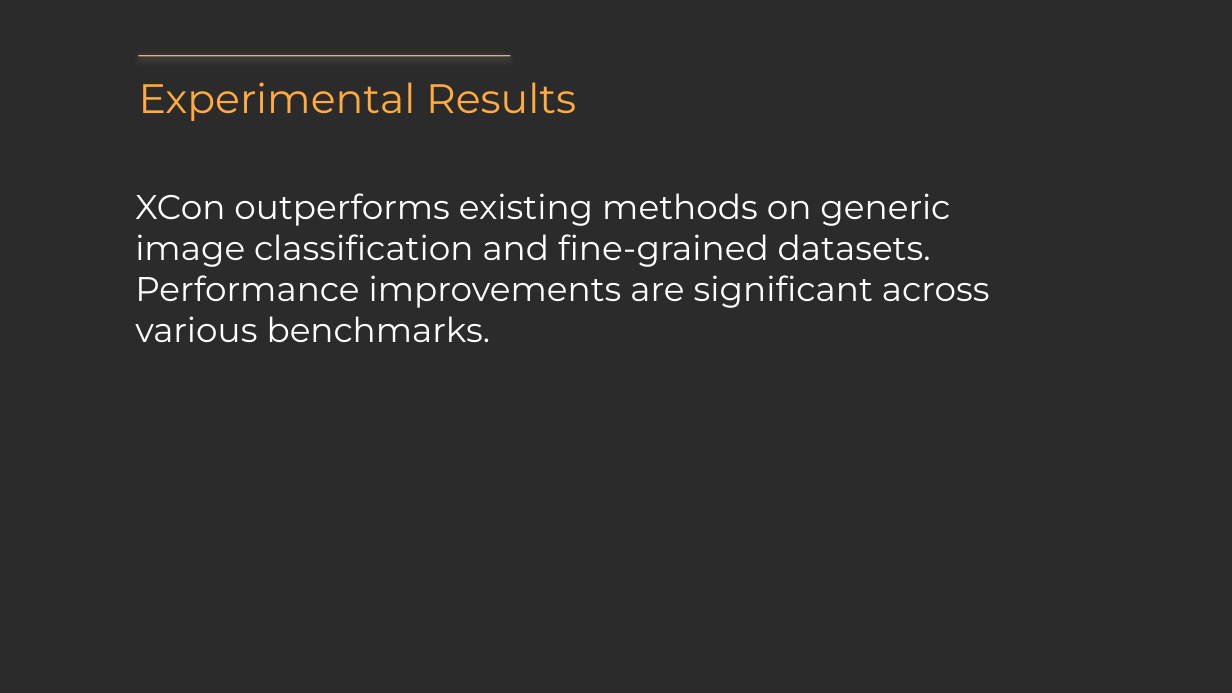
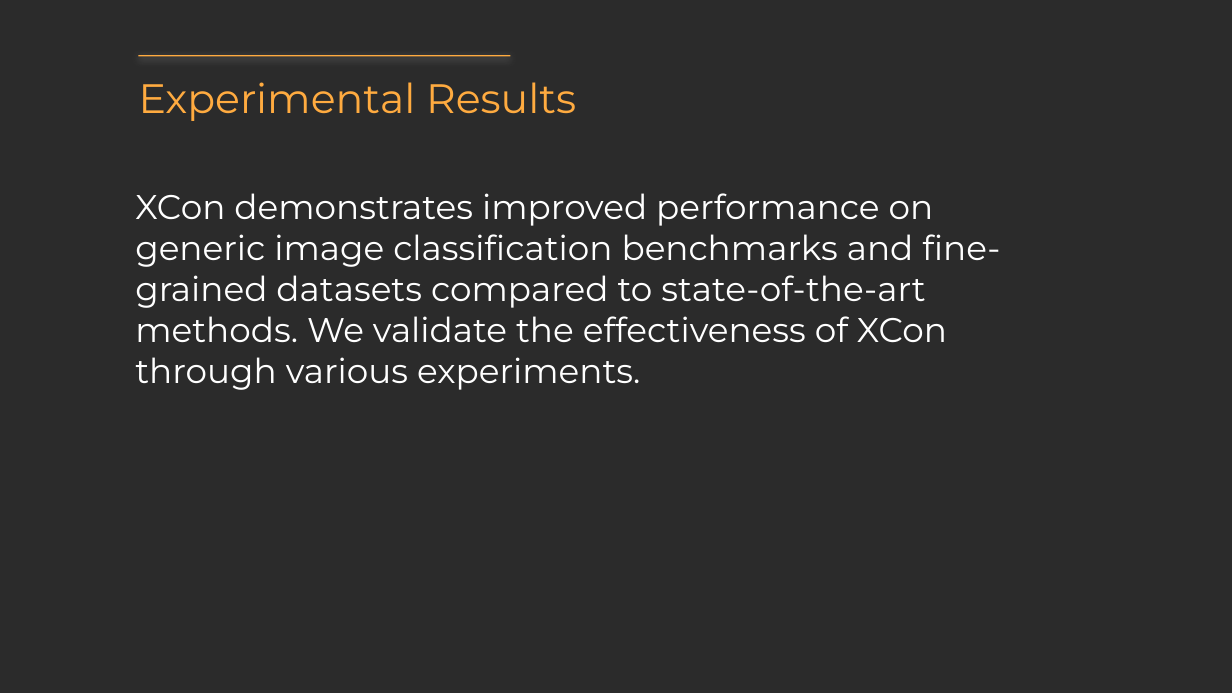
Before and after one commit to StephanieMussi/GRASPER, a slide deck: slide 6 of presentation.pptx (slide 7 before the commit). Drawn at 1232x693 pixels with LibreOffice and Linux fonts; fonts in the diff are those of the drawing; background and template pictures are left out; a plain dark background stands for a picture behind light text. Boxes give left, top, right and bottom in pixels: in the first picture for what was removed or moved away, otherwise in the second. Text is boxed around its words. In the diff, an @@ line names an element or a change of style, - is before the commit and + after.

```diff
--- a/presentation.pptx
+++ b/presentation.pptx
@@ text at box(135, 193, 1000, 390): text changed @@
-XCon outperforms existing methods on generic image classification and fine-grained datasets. Performance improvements are significant across various benchmarks.
+XCon demonstrates improved performance on generic image classification benchmarks and fine-grained datasets compared to state-of-the-art methods. We validate the effectiveness of XCon through various experiments.
```
Also in this commit, not shown: 7 other slides changed, 1 slide added, 1 slide removed, 3 other files.
